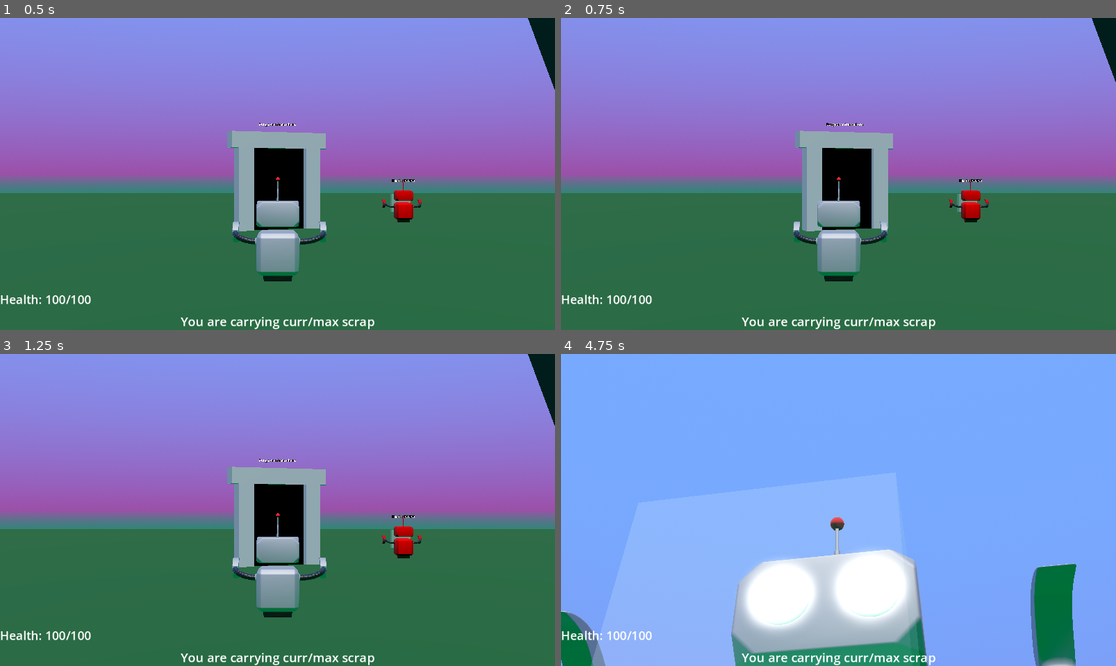
Above: before the commit, frames 1-4 (two rows, left to right).
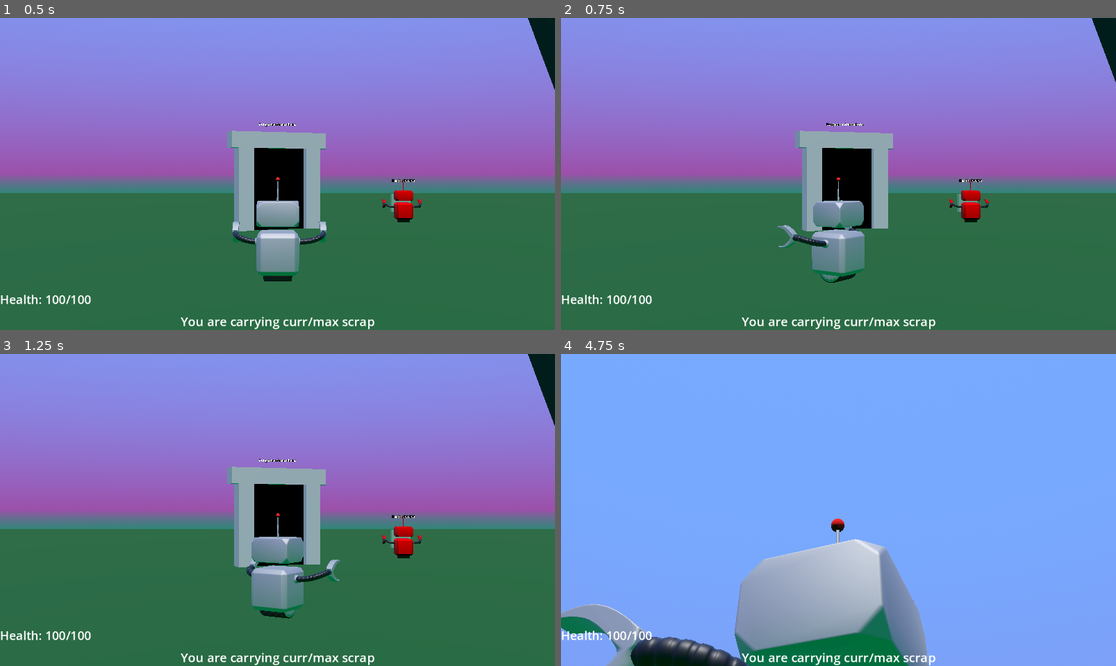
Above: after the commit, the same moments.

Repository: RedotOpenGame/game
Game: Godot game, scene res://Scenes/overworld.tscn
The game is run twice, just before and just after one commit, with the same random seed, the same clock (stepped at 60 frames per second) and the same inputs.
Inputs (mouse positions are in pixels of both pictures, inside the frame that each line leads up to):
- Up to frame 1 (0.5 s): no input
- Up to frame 2 (0.75 s): tap Enter at 0.5 s; move the mouse to (960, 158) at 0.52 s; tap A (a) at 0.6 s; click (960, 158) at 0.67 s
- Up to frame 3 (1.25 s): tap D (d) at 0.8 s
- Up to frame 4 (4.75 s): move the mouse to (727, 525) at 1.27 s; hold \ (backslash) 1.28-2.03 s; tap D (d) at 1.35 s; click (727, 525) at 1.42 s; tap E (e) at 1.55, 2.1 s; move the mouse to (894, 441) at 2.02 s; click (894, 441) at 2.17 s; tap F (f) at 2.3, 2.85 s; move the mouse to (810, 572) at 2.77 s; click (810, 572) at 3.05 s; move the mouse to (1005, 556) at 3.52 s; press the mouse at (1005, 556) at 3.53 s; hold \ (backslash) from 3.53 s (still down); tap S (s) at 3.8, 4.35 s; move the mouse to (672, 463) at 4.27 s; release the mouse at (672, 463) at 4.28 s; click (672, 463) at 4.42 s; tap W (w) at 4.55 s

Frame 1 is identical in both runs. In frame 2, 1.6% of the frame differs, in the area x 38-59%, y 51-85%; in frame 3, 1.4%; in frame 4, 18%, in the area x 0-93%, y 52-100%.

Commit message:
Improved player walking look direction
The player will now look in the direction they are walking unless attacking in which case it reverts to the previous behavior of facing the direction of the mouse.

Diff:
--- a/Scenes/entities/NPC/follower_v_2.gd
+++ b/Scenes/entities/NPC/follower_v_2.gd
@@ -36,6 +36,7 @@
 
 	if not is_on_floor():
 		velocity += get_gravity() * delta
+
 	# Calculate row and column position in formation
 	change_logic()
 	if curr_logic == logic.FOLLOW_LEADER:
--- a/Scenes/players/player_actor.gd
+++ b/Scenes/players/player_actor.gd
@@ -67,6 +67,14 @@
 
 func _process(_delta: float) -> void:
 	if Input.is_action_pressed("left_click"):
+		var target_plane_mouse = Plane(Vector3(0, 1, 0), position.y)
+		var mouse_pos = get_viewport().get_mouse_position()
+		var ray_length = 1000
+		var from = camera.project_ray_origin(mouse_pos)
+		var to = from + camera.project_ray_normal(mouse_pos) * ray_length
+		var cursor_pos_on_plane = target_plane_mouse.intersects_ray(from, to)
+		if cursor_pos_on_plane:
+			character.look_at(cursor_pos_on_plane)
 		anim.play("attack")
 
 func _physics_process(delta: float) -> void:
@@ -77,14 +85,7 @@
 	# Handle jump.
 	if Input.is_action_just_pressed("space") and is_on_floor():
 		velocity.y = JUMP_VELOCITY
-	var target_plane_mouse = Plane(Vector3(0, 1, 0), position.y)
-	var mouse_pos = get_viewport().get_mouse_position()
-	var ray_length = 1000
-	var from = camera.project_ray_origin(mouse_pos)
-	var to = from + camera.project_ray_normal(mouse_pos) * ray_length
-	var cursor_pos_on_plane = target_plane_mouse.intersects_ray(from, to)
-	if cursor_pos_on_plane:
-		character.look_at(cursor_pos_on_plane)
+
 	# Get the input direction and handle the movement/deceleration.
 	# As good practice, you should replace UI actions with custom gameplay actions.
 	var input_dir := Input.get_vector("a", "d", "w", "s").rotated(-camera_control.rotation.y)
@@ -92,6 +93,7 @@
 	if direction:
 		velocity.x = direction.x * SPEED
 		velocity.z = direction.z * SPEED
+		character.rotation.y = lerp_angle(character.rotation.y, atan2(-velocity.x, -velocity.z), 0.2)
 	else:
 		velocity.x = move_toward(velocity.x, 0, SPEED)
 		velocity.z = move_toward(velocity.z, 0, SPEED)
